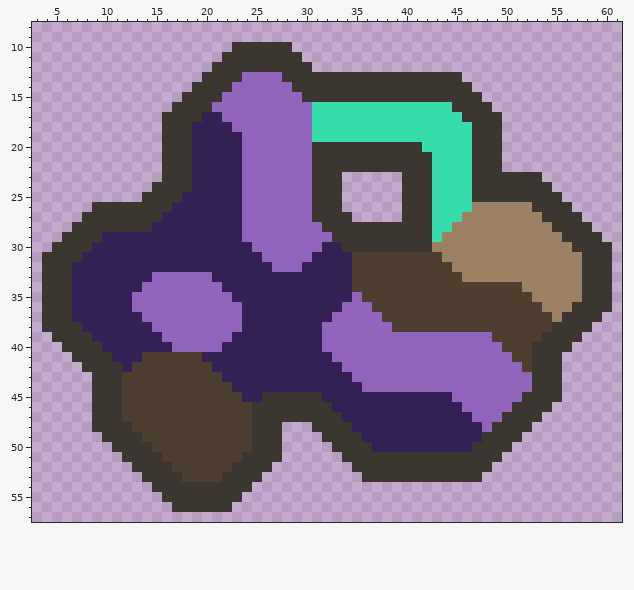
Pixel-art sprite -- assets/sprites/ui/sectors/sector-xenrose-Kirmit-coast.png. Above is the file before it was changed.
The file is 64x64 pixels. Shown: x 3..61, y 8..57.
After:
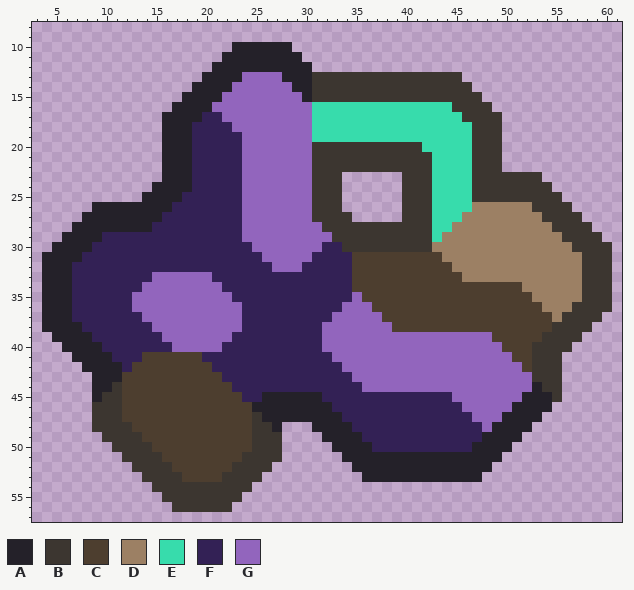
Palette (. is transparent): A #242129  B #3c3630  C #4d3e2f  D #9c8064  E #37dcac  F #332155  G #9265bd
From old to new:
Colour B gives way to colour A in row 10 at x 23 to 28; in row 11 at x 22 to 29; in row 12 at x 21 to 30; in row 13 at x 20 to 23 and 28 to 30; in row 14 at x 19 to 22 and 29 to 30; in row 15 at x 18 to 21 and 30.
Colour B gives way to colour A in row 16 at x 17 to 20; in row 17 at x 16 to 19; in rows 18 to 23 at x 16 to 18; in row 24 at x 15 to 18; in row 25 at x 14 to 17; in row 26 at x 9 to 16.
Colour B gives way to colour A in row 27 at x 8 to 15; in row 28 at x 7 to 14; in row 29 at x 6 to 9; in row 30 at x 5 to 8; in row 31 at x 4 to 7; in rows 32 to 37 at x 4 to 6.
Colour B gives way to colour A in row 38 at x 4 to 7; in row 39 at x 5 to 8; in row 40 at x 6 to 9; in row 41 at x 7 to 10; in row 42 at x 8 to 11; in row 43 at x 9 to 11.
Colour B gives way to colour A in row 44 at x 9 to 10 and 53; in row 45 at x 9, 26 to 31 and 52 to 54; in row 46 at x 25 to 32 and 51 to 54; in row 47 at x 26 to 33 and 50 to 53; in row 48 at x 27, 31 to 34 and 49 to 52; in row 49 at x 32 to 35 and 48 to 51.
Colour B gives way to colour A in row 50 at x 33 to 36 and 47 to 50; in row 51 at x 34 to 49; in row 52 at x 35 to 48; in row 53 at x 36 to 47.
Changed places in both pictures, as pixel boxes (x1, y1, x2, y2):
changed: (42, 42, 552, 482)
